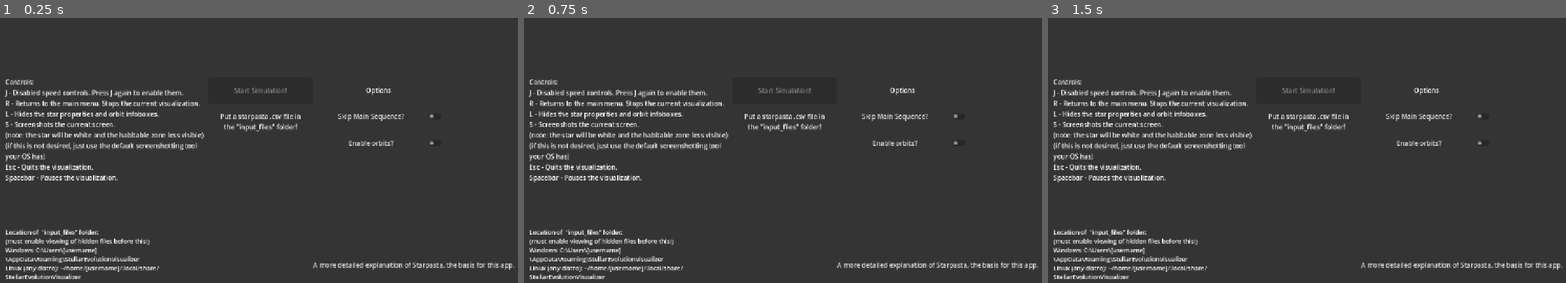
Above: before the commit, frames 1-3 (left to right).
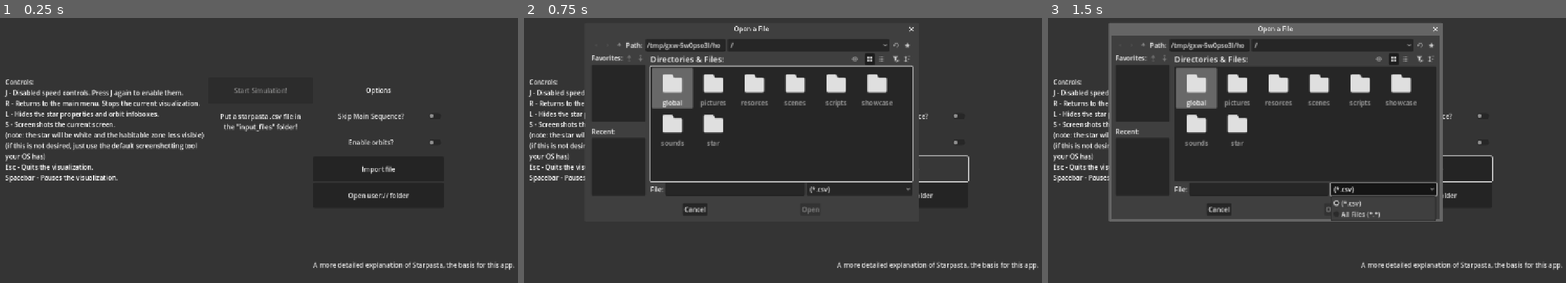
Above: after the commit, the same moments.

Repository: flam3bit/stellar-evolution-visualizer
Game: Godot game, scene res://scenes/gd_starpasta.tscn
The game is run twice, just before and just after one commit, with the same random seed, the same clock (stepped at 60 frames per second) and the same inputs.
Inputs (mouse positions are in pixels of both pictures, inside the frame that each line leads up to):
- Up to frame 1 (0.25 s): no input
- Up to frame 2 (0.75 s): click (902, 169) at 0.5 s, where only the run after the commit has a clickable "Import file"
- Up to frame 3 (1.5 s): click (1426, 195) at 1.25 s, where only the run after the commit has a clickable "Open user:// folder"

The runs differ from the first frame. In frame 1, 1.9% of the frame differs, in the area x 1-84%, y 36-99%; in frame 2, 9.5%; in frame 3, 14%, in the area x 1-86%, y 1-99%.

Commit message:
QOL features

Diff:
--- a/scenes/main_menu.tscn
+++ b/scenes/main_menu.tscn
@@ -62,7 +62,7 @@
 vertical_alignment = 1
 
 [node name="SimButton" type="Button" parent="MenuLayer/ColorRect"]
-layout_mode = 2
+layout_mode = 0
 anchor_left = 0.4
 anchor_top = 0.266667
 anchor_right = 0.6
@@ -87,7 +87,7 @@
 [node name="VBoxContainer" type="VBoxContainer" parent="MenuLayer"]
 anchors_preset = -1
 anchor_right = 0.25
-anchor_bottom = 0.177778
+anchor_bottom = 0.35555556
 offset_left = 768.0
 offset_top = 256.0
 offset_right = 768.0
@@ -107,6 +107,16 @@
 text = "Enable orbits?"
 alignment = 1
 
+[node name="ImportFileButton" type="Button" parent="MenuLayer/VBoxContainer"]
+layout_mode = 2
+size_flags_vertical = 3
+text = "Import file"
+
+[node name="OpenUserDir" type="Button" parent="MenuLayer/VBoxContainer"]
+layout_mode = 2
+size_flags_vertical = 3
+text = "Open user:// folder"
+
 [node name="ControlsLabel" type="Label" parent="MenuLayer"]
 anchors_preset = -1
 anchor_left = 0.0125
@@ -125,21 +135,6 @@
 your OS has)
 Esc - Quits the visualization.
 Spacebar - Pauses the visualization."
-metadata/_edit_use_anchors_ = true
-
-[node name="FileLocations" type="RichTextLabel" parent="MenuLayer"]
-clip_contents = false
-anchors_preset = -1
-anchor_left = 0.0125
-anchor_top = 0.777778
-anchor_right = 0.391406
-anchor_bottom = 0.977778
-theme_override_font_sizes/normal_font_size = 15
-bbcode_enabled = true
-text = "Location of  \"input_files\" folder:
-(must enable viewing of hidden files before this!)
-Windows: C:\\Users\\[username]\\AppData\\Roaming\\StellarEvolutionVisualizer
-Linux (any distro): ~/home/[username]/.local/share/StellarEvolutionVisualizer"
 metadata/_edit_use_anchors_ = true
 
 [node name="LinkButton" type="LinkButton" parent="MenuLayer"]
@@ -162,4 +157,6 @@
 [connection signal="pressed" from="MenuLayer/ColorRect/SimButton" to="." method="_on_sim_button_pressed"]
 [connection signal="toggled" from="MenuLayer/VBoxContainer/SkipMSToggle" to="." method="_on_skip_ms_toggle_toggled"]
 [connection signal="toggled" from="MenuLayer/VBoxContainer/ToggleOrbits" to="." method="_on_toggle_orbits_toggled"]
+[connection signal="pressed" from="MenuLayer/VBoxContainer/ImportFileButton" to="." method="_on_import_file_button_pressed"]
+[connection signal="pressed" from="MenuLayer/VBoxContainer/OpenUserDir" to="." method="_on_open_user_dir_pressed"]
 [connection signal="timeout" from="Timer" to="." method="_on_timer_timeout"]
--- a/scripts/main_menu.gd
+++ b/scripts/main_menu.gd
@@ -1,8 +1,10 @@
 extends Node2D
 
 @onready var vcontainer = $MenuLayer/ColorRect/ScrollContainer/VBoxContainer
-var savefiles: Array = []
-var csv:Array = []
+var savefiles: Array
+var csv:Array
+var udir = DirAccess.open("user://")
+
 
 ##Emits a signal containing the data, the star's original mass, and its name.
 signal transmit_data(data:Array, original_mass:float, original_temp:float, star_name:String)
@@ -163,3 +165,34 @@
 func _on_toggle_orbits_toggled(toggled_on: bool) -> void:
 	toggle_orbits.emit(toggled_on)
 	HelperFunctions.logprint("Toggled orbit: {0}".format([toggled_on]))
+
+func _on_import_file_button_pressed() -> void:
+	show_open_dialog()
+
+func _selected_a_file(path:String):
+	var f_name = path.split("/", false)[path.split("/", false).size() - 1]
+
+
+	var file = FileAccess.open(path, FileAccess.READ)
+
+	var copied_file = FileAccess.open("user://input_files/{0}".format([f_name]), FileAccess.WRITE)
+
+	while file.get_position() < file.get_length():
+		copied_file.store_line(file.get_line())
+
+	get_tree().reload_current_scene()
+
+func show_open_dialog():
+	var dialogue:FileDialog = FileDialog.new()
+	dialogue.filters = ["*.csv"]
+	dialogue.access = FileDialog.ACCESS_FILESYSTEM
+	dialogue.file_mode = FileDialog.FILE_MODE_OPEN_FILE
+	dialogue.name = "OpenFile"
+	add_child(dialogue)
+	dialogue.popup_centered_clamped(Vector2i(1280,720))
+
+	dialogue.file_selected.connect(_selected_a_file)
+
+func _on_open_user_dir_pressed() -> void:
+	var path = ProjectSettings.globalize_path("user://")
+	OS.shell_open(path)
--- a/scripts/planet_infobox.gd
+++ b/scripts/planet_infobox.gd
@@ -14,7 +14,7 @@
 var cur_sma = semi_major_axis
 var fade = false
 
-@onready var star: Star = get_parent().get_parent().get_parent().get_node("Star")
+@onready var star: Star
 
 func _ready() -> void:
 	if fade:
@@ -94,3 +94,6 @@
 
 func set_sma(value:float):
 	cur_sma = value
+
+func set_star(star_node:Star):
+	star = star_node
--- a/scripts/planet_orbit.gd
+++ b/scripts/planet_orbit.gd
@@ -1,6 +1,9 @@
 class_name Orbit extends Node2D
 ## The base class for orbits around stars. Uses equations from geometry to accurately put the Sun
 ## or other stars based on its eccentricity.
+
+var user_folder = DirAccess.open("user://")
+var star_folder = null
 
 var orbit_name: String = "Earth"
 var semi_major_axis: float = 1.0
@@ -16,6 +19,10 @@
 
 var begin_sma: float = 0
 
+var speed_mult:float = 1.0
+
+var orbits_folderpath = null
+
 ## Draws the orbit.
 func _draw() -> void:
 	begin_sma = semi_major_axis
@@ -29,7 +36,10 @@
 	HelperFunctions.logprint("Drew {0}'s orbit".format([orbit_name]))
 
 ## Sets the orbit's eccentricity.
+var orbit_fp = null
+var orbit_file:FileAccess
 func _ready() -> void:
+	make_data()
 	# semi-minor axis multiplier
 	var semi_mi_ax_scl:float = sqrt(1.0 - (eccentricity ** 2.0))
 	name = orbit_name
@@ -37,7 +47,21 @@
 	semi_minor_axis = semi_mi_ax_scl
 	scale = Vector2(1, semi_mi_ax_scl)
 
-var speed_mult:float = 1.0
+func make_data():
+	var starname = star.get_star_name()
+
+	if !user_folder.dir_exists("orbit_graphs"):
+		user_folder.make_dir("orbit_graphs")
+
+	var orbit_graphs = DirAccess.open("user://orbit_graphs")
+
+	if not orbit_graphs.dir_exists(starname):
+		orbit_graphs.make_dir(starname)
+	await ready
+	orbit_fp = "user://orbit_graphs/{0}".format([star.get_star_name()])
+	orbit_file = FileAccess.open(orbit_fp + "/{0}.txt".format([orbit_name]), FileAccess.WRITE)
+	if FileAccess.get_open_error() != OK:
+		HelperFunctions.logprint("ERROR: Can't open {0}".format([orbit_fp + "/{0}.txt".format([orbit_name])]))
 
 func _process(delta: float) -> void:
 
@@ -58,6 +82,15 @@
 
 	if fade:
 		modulate = Constants.FADE
+
+	store_data()
+
+func store_data():
+	var age = star.get_age()
+	var sma = get_semi_major_axis_au()
+	var s_rad = star.get_radius_au()
+	var ratio = s_rad / sma
+	orbit_file.store_csv_line([str(age), str(sma), str(s_rad), str(ratio)])
 
 ## Gets the closest point from the star. -astron relates to stars, not the Sun, where it would be called
 ## perihelion.
@@ -91,3 +124,6 @@
 
 func _to_string() -> String:
 	return pretty_print()
+
+func set_star(star_node:Star):
+	star = star_node
--- a/scripts/simulation.gd
+++ b/scripts/simulation.gd
@@ -58,7 +58,6 @@
 		child.queue_free()
 	$Star.position = $StarPos.position
 	hz_view.position = $StarPos.position
-
 
 func _process(_delta: float) -> void:
 	var teff = $Star.get_temperature()
@@ -89,7 +88,6 @@
 	else:
 		scale_mult **= expansion_factor
 
-
 	if $Star.stage > StarBase.He_WD:
 		$UI/StarProperties/QuitButton.visible = true
 
@@ -359,9 +357,9 @@
 
 				new_infobox.orbit = new_orbit
 
+				new_infobox.star = $Star
 				new_orbit.star = $Star
 				new_orbit.parent_sim = self
-
 
 			if line.begins_with(tab):
 				var tabstrip: String = line.lstrip(tab)
--- a/scripts/star.gd
+++ b/scripts/star.gd
@@ -27,9 +27,8 @@
 var str_stage = "Main Sequence"
 var supernova_idx = 99999 # scuffed ass number to prevent any interaction with existing data.
 var init_mass = 1
+var supernova:bool = true
 @onready var sim_parent:Simulation = get_parent()
-
-
 
 func _draw() -> void:
 	draw_circle(Vector2.ZERO, Constants.SUN_PX, Color.WHITE)
@@ -39,9 +38,9 @@
 	self_modulate = StarColors.get_color_from_temp(temperature)
 	scale = Vector2(radius, radius)
 
-var supernova:bool = true
+var speed_idx:int
+
 func _process(delta: float) -> void:
-	var delta2 = 1.0/60.0
 	max_idx = sim_data[2].size() - 1
 	initial_diff = sim_data[2][1] - sim_data[2][0]
 	scale = Vector2(radius, radius)
@@ -69,8 +68,16 @@
 			if stage == TP_AGB:
 				speed_mult = 0.0005
 
+
 	if stage >= He_WD:
-		speed_mult = 0.01
+
+		if general_idx >= speed_idx:
+			speed_mult = 1
+		else:
+			speed_mult = 0.01
+
+	if stage < He_WD:
+		speed_idx = general_idx + 2
 
 	if general_idx == supernova_idx and supernova:
 		sim_parent.animate_supernova()
